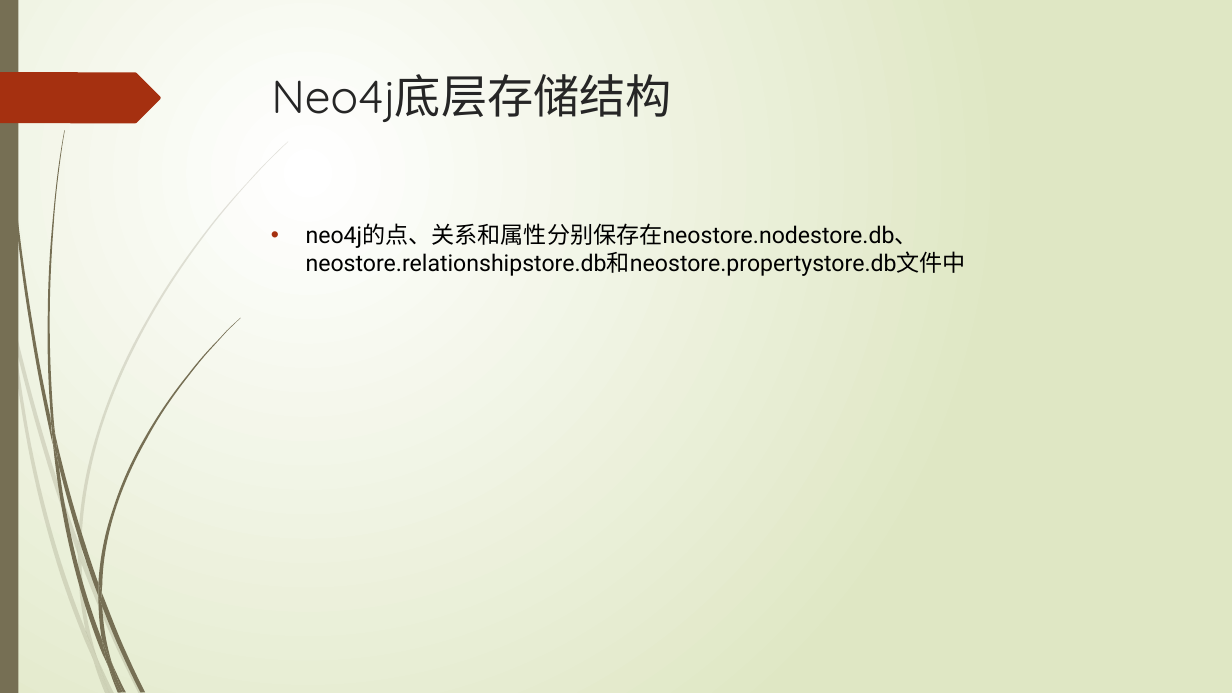
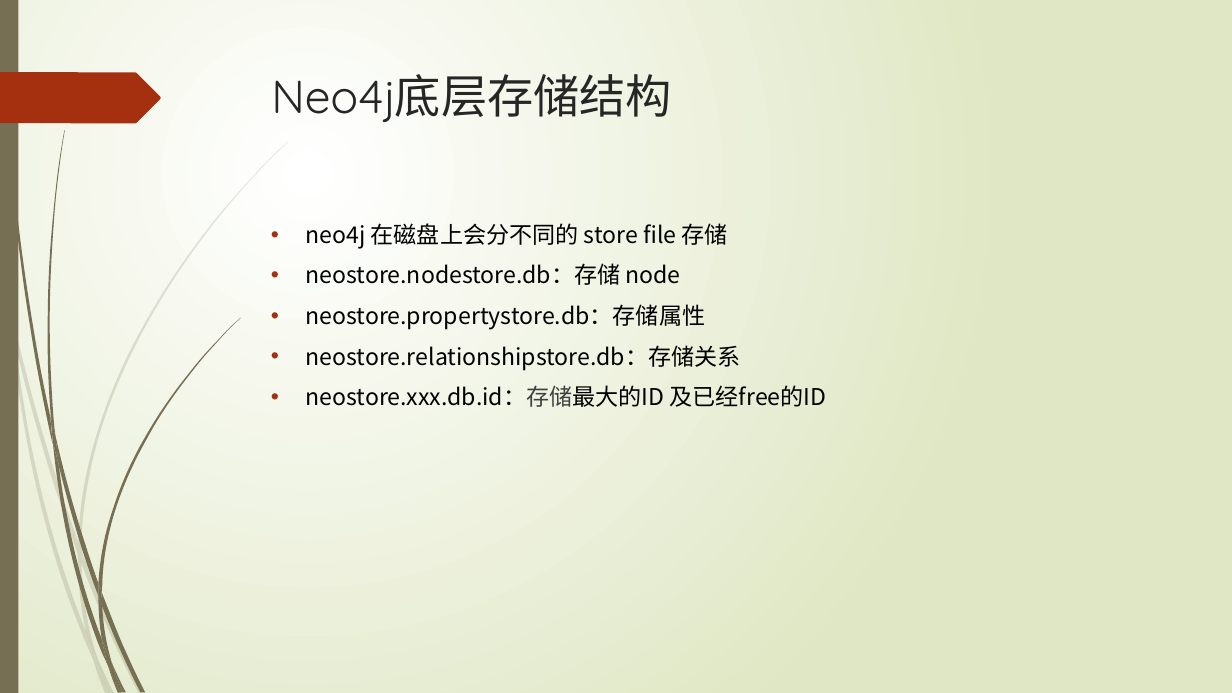
Before and after one commit to xljnc/thor, a slide deck: slide 18 of doc/Neo4j简介.pptx. Drawn at 1232x693 pixels with LibreOffice and Linux fonts; fonts in the diff are those of the drawing. Boxes give left, top, right and bottom in pixels: in the first picture for what was removed or moved away, otherwise in the second. Text is boxed around its words. In the diff, an @@ line names an element or a change of style, - is before the commit and + after.

```diff
--- a/doc/Neo4j简介.pptx
+++ b/doc/Neo4j简介.pptx
@@ text at <box>306,223,827,407</box>: text changed; font Roboto to Noto Sans CJK SC @@
-• neo4j的点、关系和属性分别保存在neostore.nodestore.db、neostore.relationshipstore.db和neostore.propertystore.db文件中
+• neo4j 在磁盘上会分不同的 store file 存储
+• neostore.nodestore.db：存储 node
+• neostore.propertystore.db：存储属性
+• neostore.relationshipstore.db：存储关系
+• neostore.xxx.db.id：存储最大的ID 及已经free的ID
```
Also in this commit, not shown: 2 other slides changed.
